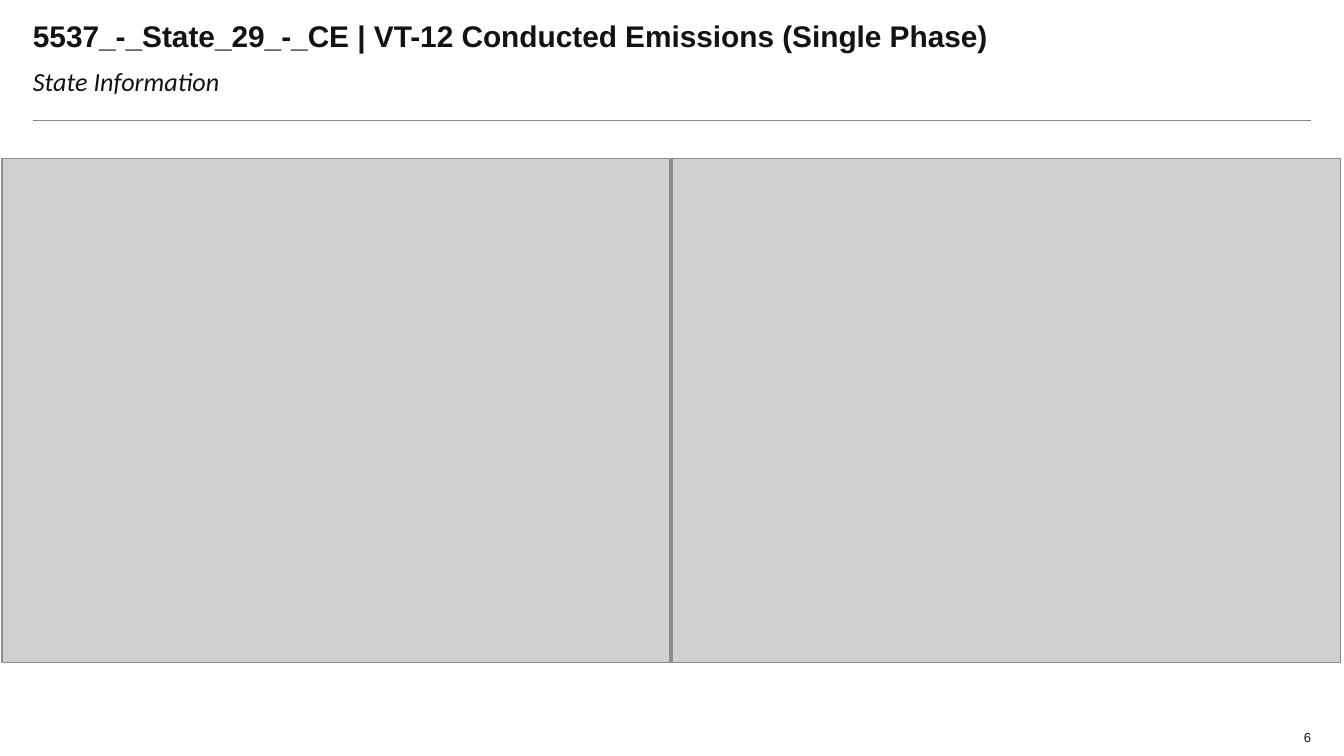
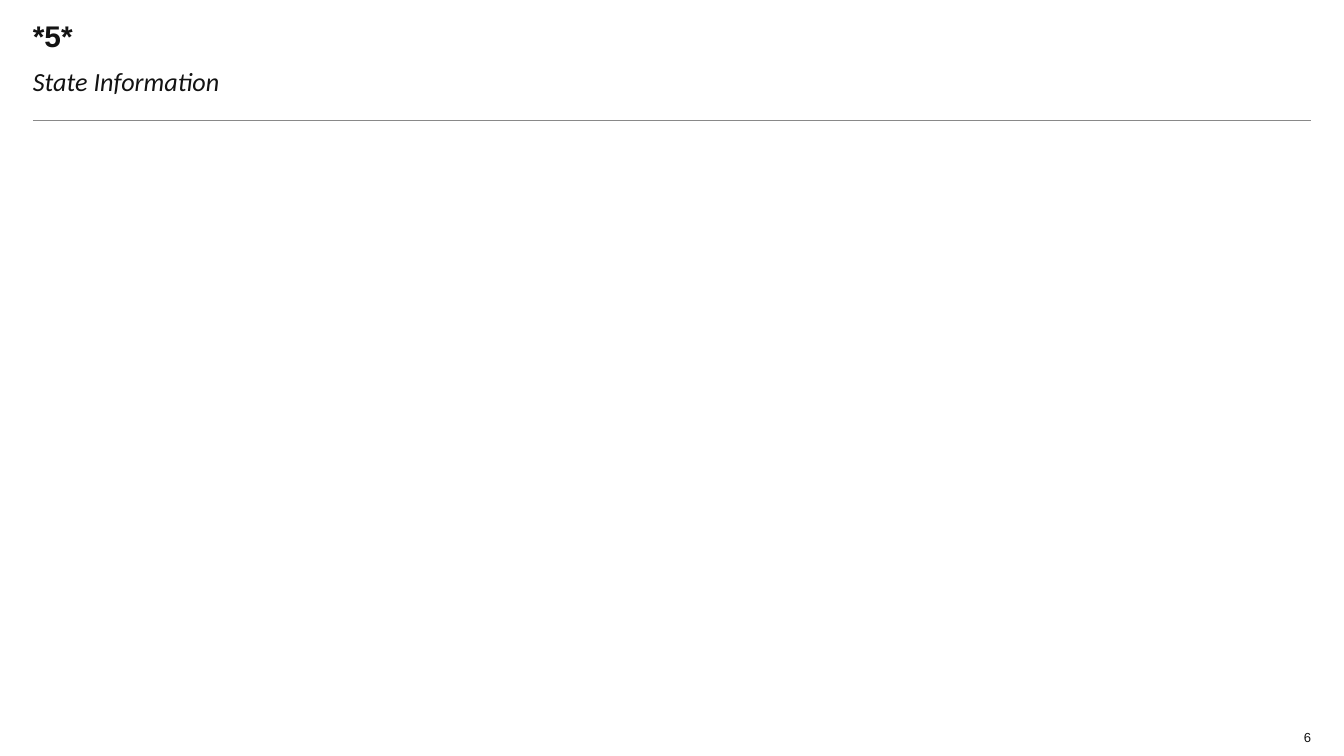
Before and after one commit to Laurapaws/graphGrabber, a slide deck: slide 6 of newDeck.pptx. Drawn at 1344x756 pixels with LibreOffice and Linux fonts; fonts in the diff are those of the drawing; grey boxes stand for pictures; background and template pictures are left out. Boxes give left, top, right and bottom in pixels: in the first picture for what was removed or moved away, otherwise in the second. Text is boxed around its words. In the diff, an @@ line names an element or a change of style, - is before the commit and + after.

```diff
--- a/newDeck.pptx
+++ b/newDeck.pptx
@@ title at (x1=33, y1=26, x2=73, y2=48): text changed @@
-5537_-_State_29_-_CE | VT-12 Conducted Emissions (Single Phase)
+*5*
@@ picture removed at (x1=1, y1=159, x2=669, y2=663) @@
@@ picture removed at (x1=672, y1=159, x2=1340, y2=663) @@
```
Also in this commit, not shown: 8 other slides changed, 1 other file.
